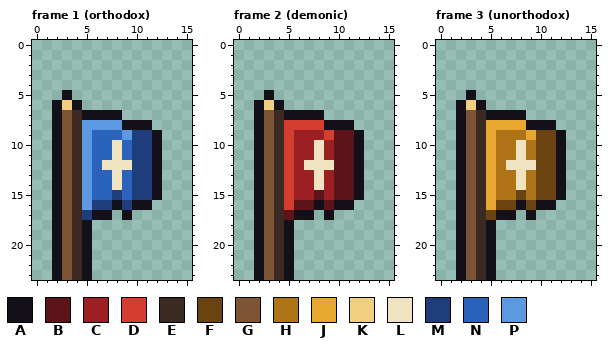
File history of a pixel-art file, art/decorations/banner.aseprite. The picture above is the old version.
16x24 pixels, 3 frames. Colours within 5 levels of each other are drawn and written as one. Shown: frame 1 (orthodox), frame 2 (demonic), frame 3 (unorthodox).
Palette (. is transparent): A #14101a  B #5c1418  C #9c1f24  D #d53d30  E #3b2a22  F #6b4310  G #7d5535  H #b07418  J #e8a830  K #f0d080  L #efe3c2  M #1f3d7a  N #2b62bc  P #5b9ae0
The result:
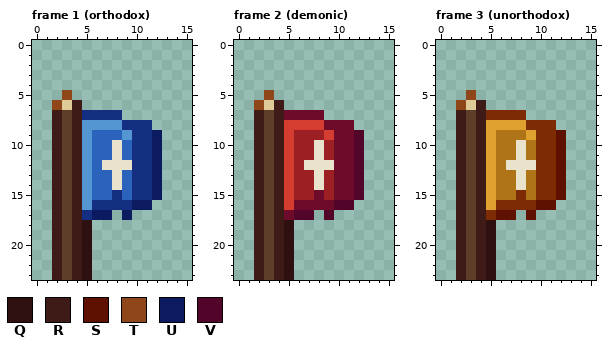
Colours new in this view: Q #2f1011  R #3f1b17  S #5e1100  T #8f4619  U #0c1b60  V #520529
The exact change:
colour B: #5c1418 -> #6e0b2b
colour F: #6b4310 -> #7d2b04
colour G: #7d5535 -> #5e3d29
colour J: #e8a830 -> #e1a12e
colour K: #f0d080 -> #decb98
colour L: #efe3c2 -> #e9e3ce
colour M: #1f3d7a -> #142f81
colour P: #5b9ae0 -> #5496d2
Changed rows in their new state; - is a pixel that keeps its letter.
Frame 1 (orthodox):
first column x 2:
 5 -T---------
 6 T-R--------
 7 R-RMMMM----
 8 R-R----MMM-
 9 R-R-------U
10 R-R-------U
11 R-R-------U
12 R-R-------U
13 R-R-------U
14 R-R-------U
15 R-R-------U
16 R-R---M-UU-
17 R-R-UU-U---
18 R-RQ-------
19 R-RQ-------
20 R-RQ-------
21 R-RQ-------
22 R-RQ-------
23 R-RQ-------
Frame 2 (demonic):
first column x 2:
 5 -T---------
 6 T-R--------
 7 R-RBBBB----
 8 R-R----BBB-
 9 R-R-------V
10 R-R-------V
11 R-R-------V
12 R-R-------V
13 R-R-------V
14 R-R-------V
15 R-R-------V
16 R-R---B-VV-
17 R-R-VV-V---
18 R-RQ-------
19 R-RQ-------
20 R-RQ-------
21 R-RQ-------
22 R-RQ-------
23 R-RQ-------
Frame 3 (unorthodox):
first column x 2:
 5 -T---------
 6 T-R--------
 7 R-RFFFF----
 8 R-R----FFF-
 9 R-R-------S
10 R-R-------S
11 R-R-------S
12 R-R-------S
13 R-R-------S
14 R-R-------S
15 R-R-------S
16 R-R---F-SS-
17 R-R-SS-S---
18 R-RQ-------
19 R-RQ-------
20 R-RQ-------
21 R-RQ-------
22 R-RQ-------
23 R-RQ-------
